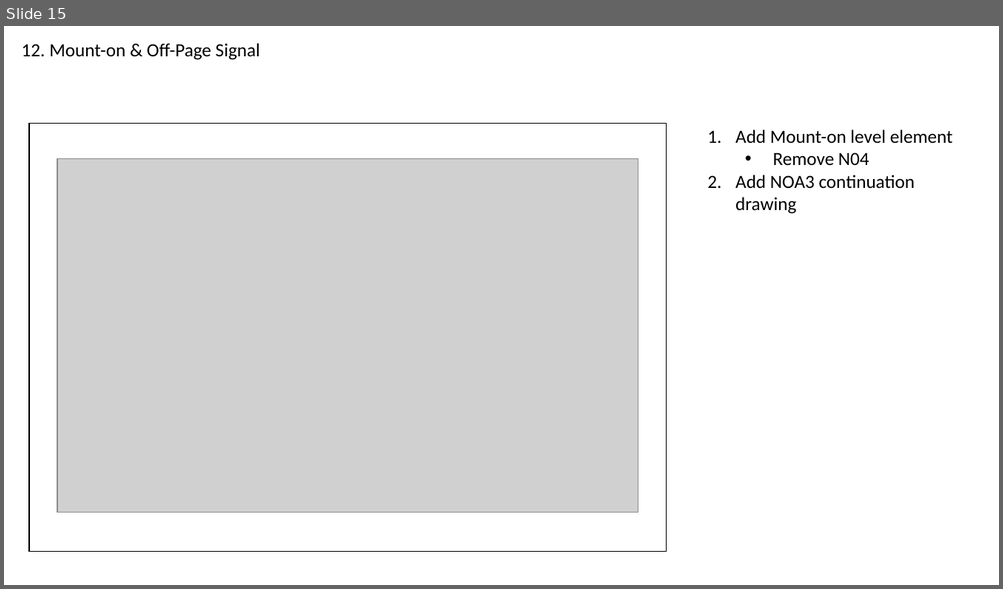
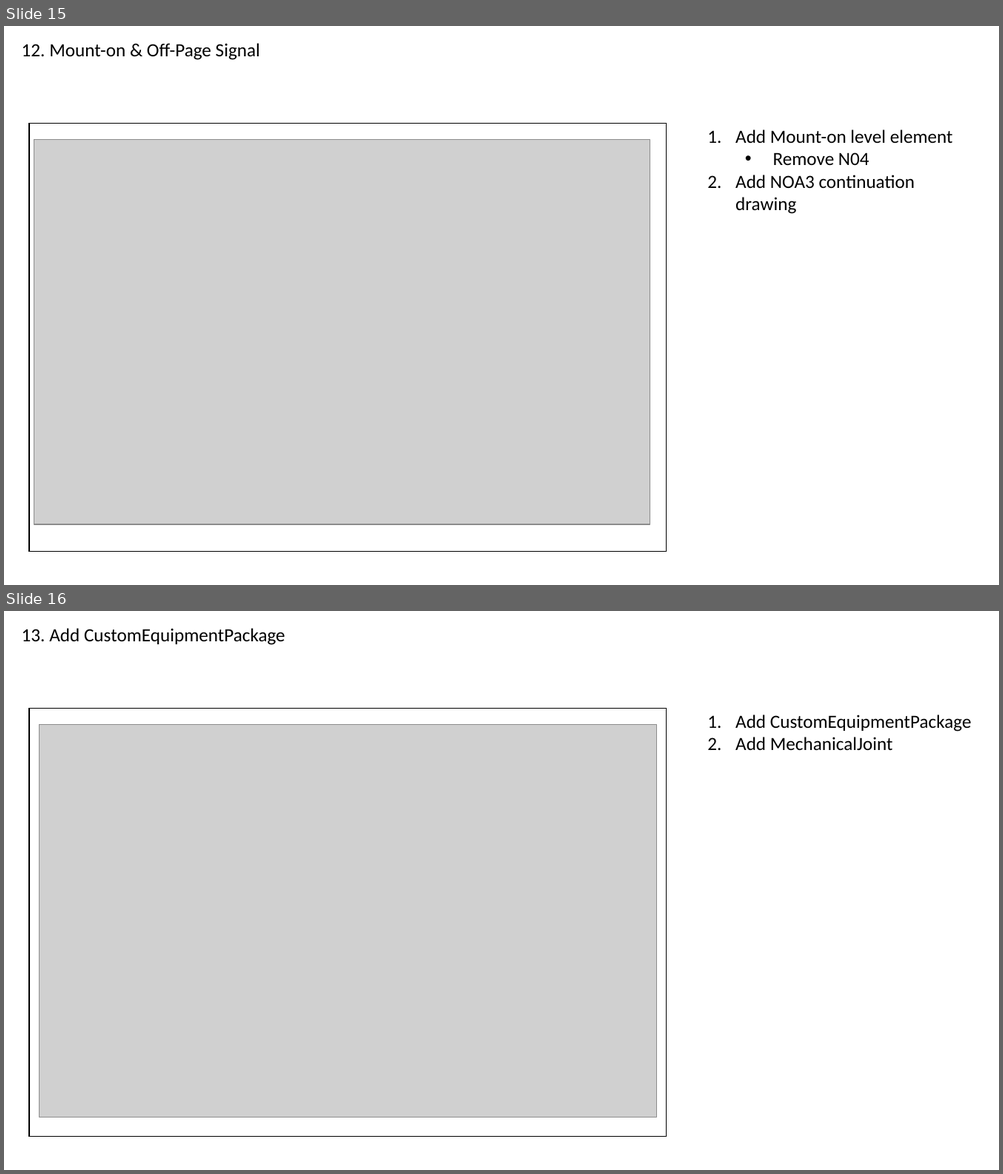
Before and after one commit to ToniaPedersen/DISCDEXPI, a slide deck: Blueprint/UseCases_PersistenID.pptx. Shown one above the other, each under a label of ours: slide 15 before the commit, slides 15 and 16 after it. The pictures are 1003x589 and 1003x1174 pixels, drawn with LibreOffice and Linux fonts; fonts in the diff are those of the drawing; grey boxes stand for pictures. Boxes give left, top, right and bottom in pixels: in the first picture for what was removed or moved away, otherwise in the second. Text is boxed around its words. In the diff, an @@ line names an element or a change of style, - is before the commit and + after.

```diff
--- a/Blueprint/UseCases_PersistenID.pptx
+++ b/Blueprint/UseCases_PersistenID.pptx
@@ slide 16 added at box(4, 611, 999, 1170), background #FFFFFF @@
@@ text added at box(49, 628, 285, 645), 18 pt, text #000000 @@
+13. Add CustomEquipmentPackage
@@ table added at box(29, 708, 666, 1137), 1 rows, 1 columns @@
+
@@ text added at box(735, 715, 971, 750), 18 pt, text #000000 @@
+1. Add CustomEquipmentPackage
+2. Add MechanicalJoint
@@ picture added at box(39, 725, 656, 1118) @@
@@ slide 15 changed as well @@
@@ picture: place and size @@
-picture at box(57, 158, 637, 513)
+picture at box(34, 140, 649, 526)
```
Also in this commit, not shown: 12 other slides changed.
